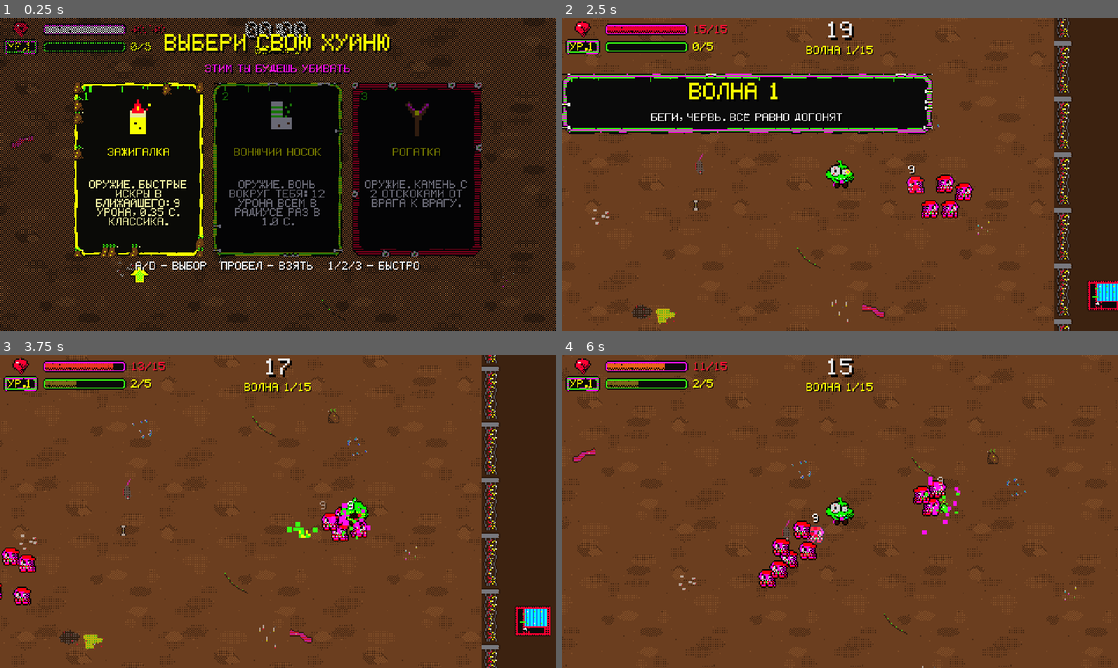
Above: before the commit, frames 1-4 (two rows, left to right).
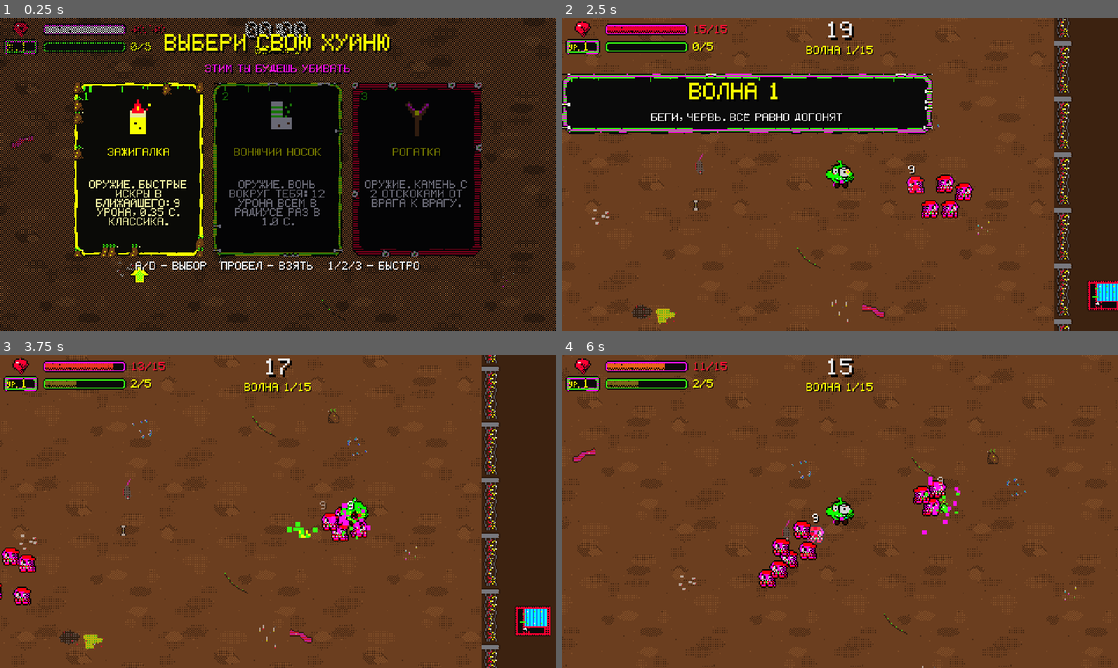
Above: after the commit, the same moments.

Repository: Gepackstuck/Stinky_Dumpster_Survivors
Game: Godot game, scene res://scenes/levels/main.tscn
The game is run twice, just before and just after one commit, with the same random seed, the same clock (stepped at 60 frames per second) and the same inputs.
Inputs (mouse positions are in pixels of both pictures, inside the frame that each line leads up to):
- Up to frame 1 (0.25 s): no input
- Up to frame 2 (2.5 s): click "1" at 0.5 s; tap Enter (ui_accept) at 1.25, 1.52, 2.27 s; move the mouse to (962, 158) at 1.27 s; hold D (move_right) 1.28-2.03 s; move the mouse to (728, 190) at 2.02 s; hold S (move_down) from 2.03 s (still down)
- Up to frame 3 (3.75 s): move the mouse to (333, 442) at 2.77 s; release S (move_down) at 2.78 s; hold D (move_right) 2.78-3.53 s; move the mouse to (250, 574) at 3.52 s; hold W (move_up) from 3.53 s (still down)
- Up to frame 4 (6 s): tap Enter (ui_accept) at 3.77, 4.52, 5.27 s; move the mouse to (1006, 558) at 4.27 s; release W (move_up) at 4.28 s; hold A (move_left) 4.28-5.78 s; move the mouse to (673, 464) at 5.02 s; move the mouse to (867, 511) at 5.77 s; hold S (move_down) from 5.78 s (still down)

The runs differ from the first frame. In frame 1, less than 0.1% of the frame differs, in the area x 1-6%, y 7-11%; in frame 2, 0.1%; in frame 3, less than 0.1%; in frame 4, 0.1%, in the area x 1-52%, y 7-52%.

Commit message:
feat(art): плавные глаза героя (4 кадра), узкое цветное пятно, мелкий УР.
Co-Authored-By: Claude Sonnet 5.5 <noreply@anthropic.com>
Claude-Session: https://claude.ai/code/session_01GvQcLtpmeq9xDjqGAM3qCT

Diff:
--- a/scenes/player/player.tscn
+++ b/scenes/player/player.tscn
@@ -24,7 +24,7 @@
 [node name="Sprite2D" type="Sprite2D" parent="."]
 texture_filter = 1
 texture = ExtResource("6_tex")
-hframes = 2
+hframes = 4
 vframes = 3
 
 [node name="FrameAnimator" type="Node" parent="." node_paths=PackedStringArray("sprite")]
--- a/scenes/ui/hud.tscn
+++ b/scenes/ui/hud.tscn
@@ -3,6 +3,7 @@
 [ext_resource type="Script" path="res://scripts/ui/hud.gd" id="1_hud"]
 [ext_resource type="Texture2D" path="res://assets/ui/hud_heart.png" id="2_heart"]
 [ext_resource type="Texture2D" path="res://assets/ui/level_badge.png" id="9_badge"]
+[ext_resource type="FontFile" path="res://assets/fonts/pixel_font_small.fnt" id="10_small"]
 [ext_resource type="Texture2D" path="res://assets/ui/hp_bar_under.png" id="3_hpu"]
 [ext_resource type="Texture2D" path="res://assets/ui/hp_bar_fill.png" id="4_hpf"]
 [ext_resource type="Texture2D" path="res://assets/ui/xp_bar_under.png" id="5_xpu"]
@@ -61,17 +62,27 @@
 offset_bottom = 32.0
 texture = ExtResource("9_badge")
 
-[node name="LevelLabel" type="Label" parent="Root/LevelBadge"]
+[node name="LevelPrefix" type="Label" parent="Root/LevelBadge"]
 layout_mode = 0
-offset_left = 0.0
-offset_top = 3.0
-offset_right = 30.0
+offset_left = 3.0
+offset_top = 5.0
+offset_right = 15.0
 offset_bottom = 12.0
-text = "УР.1"
-horizontal_alignment = 1
+theme_override_fonts/font = ExtResource("10_small")
+theme_override_font_sizes/font_size = 5
+text = "УР."
 theme_override_colors/font_color = Color(0.968627, 1, 0, 1)
 theme_override_colors/font_shadow_color = Color(0, 0, 0, 1)
 
+[node name="LevelLabel" type="Label" parent="Root/LevelBadge"]
+layout_mode = 0
+offset_left = 15.0
+offset_top = 3.0
+offset_right = 29.0
+offset_bottom = 12.0
+text = "1"
+theme_override_colors/font_color = Color(0.968627, 1, 0, 1)
+theme_override_colors/font_shadow_color = Color(0, 0, 0, 1)
 [node name="XpBar" type="TextureProgressBar" parent="Root"]
 layout_mode = 0
 offset_left = 37.0
--- a/scripts/ui/hud.gd
+++ b/scripts/ui/hud.gd
@@ -44,7 +44,7 @@
 		_xp_label.text = "%d/%d" % [GameState.xp, GameState.xp_to_next]
 	if GameState.level != _last_level:
 		_last_level = GameState.level
-		_level_label.text = "УР.%d" % GameState.level
+		_level_label.text = str(GameState.level)
 	var second: int = ceili(GameState.wave_time_left)
 	if second != _last_second:
 		_last_second = second
Not shown, added: assets/fonts/pixel_font_small.fnt
Binary file added: assets/fonts/pixel_font_small.png
Binary file changed: assets/sprites/player.png
Not shown, changed: CHANGELOG.md
Not shown, changed: tools/gen_art.py
